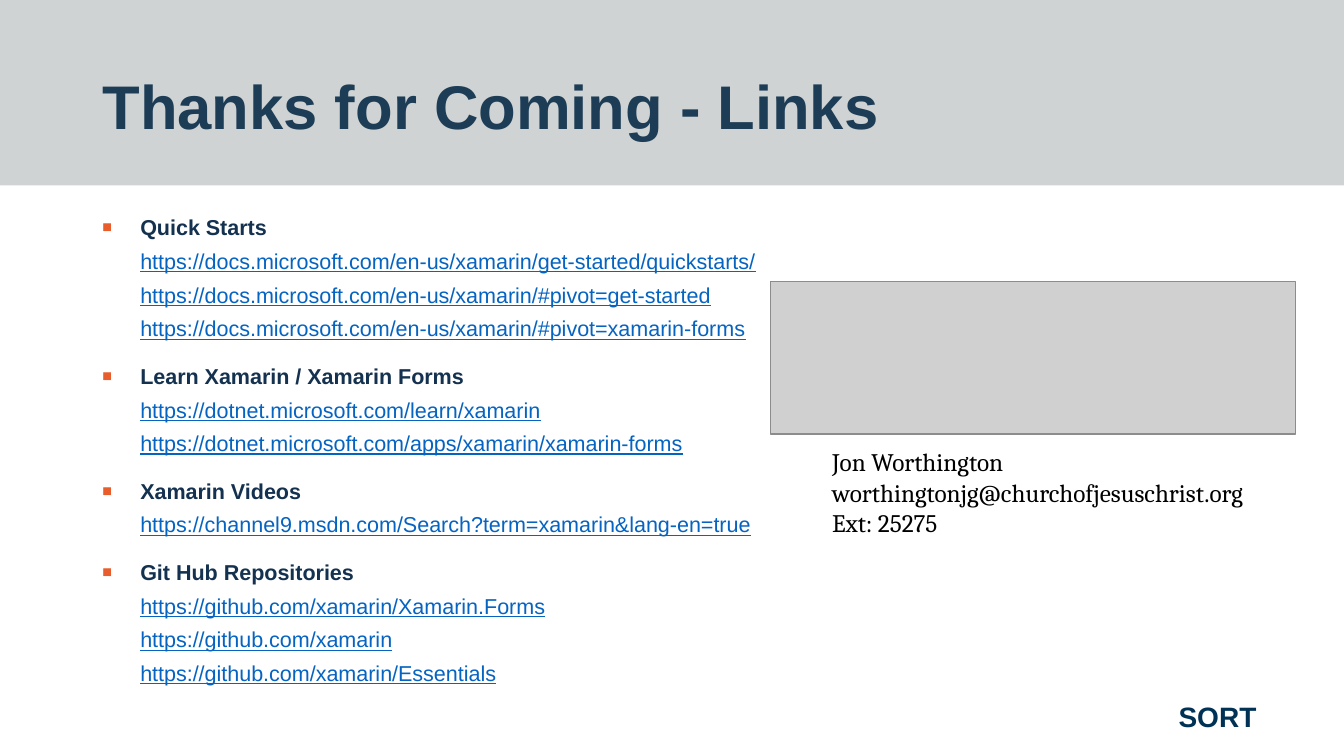
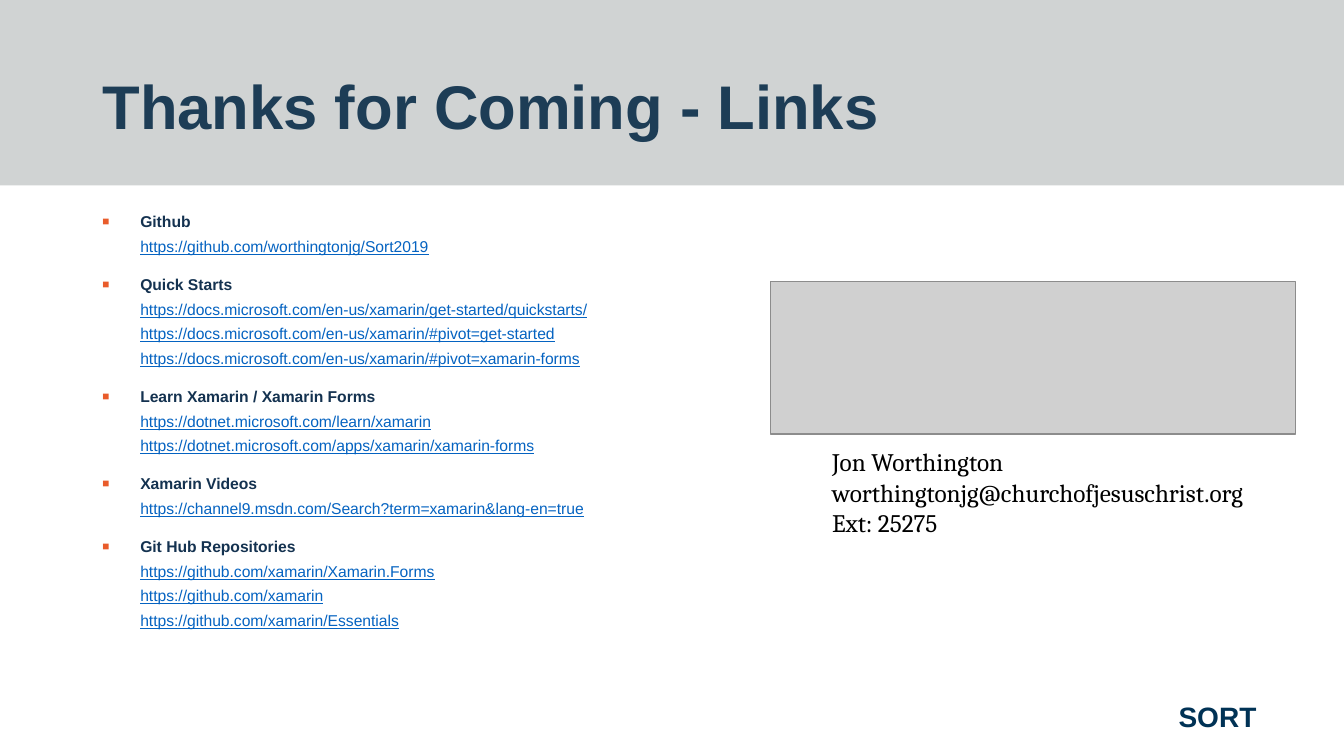
Before and after one commit to worthingtonjg/Sort2019, a slide deck: slide 13 of XamarinForms/Final - Xamarin Forms - Sort 2019 - Jon Worthington.pptx. Drawn at 1344x756 pixels with LibreOffice and Linux fonts; fonts in the diff are those of the drawing; grey boxes stand for pictures; background and template pictures are left out. Boxes give left, top, right and bottom in pixels: in the first picture for what was removed or moved away, otherwise in the second. Text is boxed around its words. In the diff, an @@ line names an element or a change of style, - is before the commit and + after.

```diff
--- a/XamarinForms/Final - Xamarin Forms - Sort 2019 - Jon Worthington.pptx
+++ b/XamarinForms/Final - Xamarin Forms - Sort 2019 - Jon Worthington.pptx
@@ text at (140, 215, 428, 255): paragraph added @@
+■ Github
+  https://github.com/worthingtonjg/Sort2019
@@ text at (140, 278, 587, 629): size 15.4 to 11.2 pt @@
```
Also in this commit, not shown: 1 other file.
